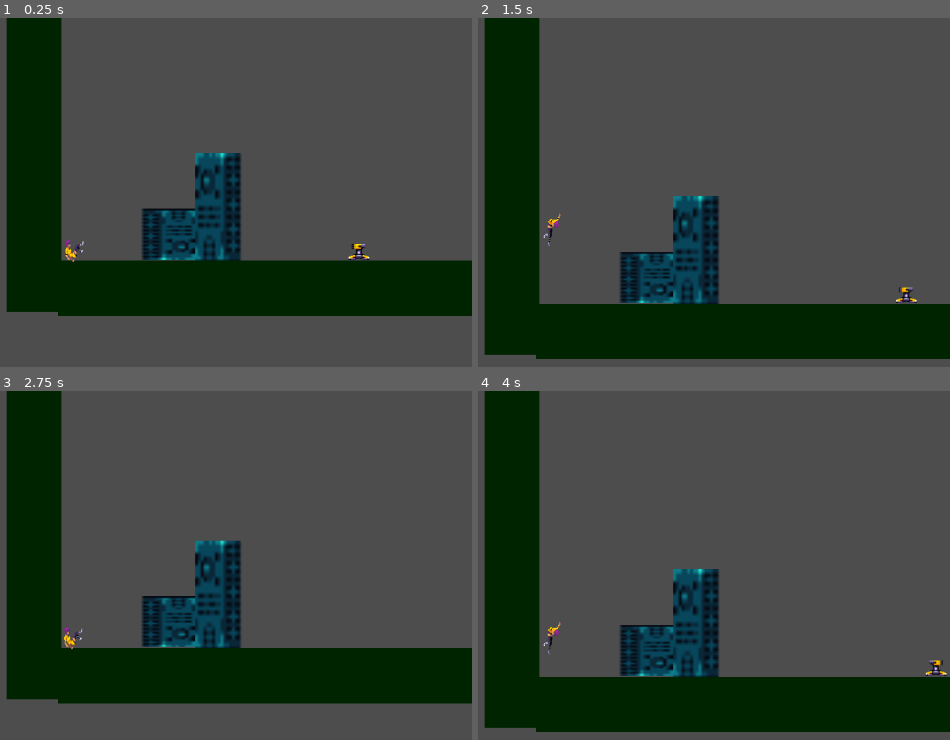
Above: before the commit, frames 1-4 (two rows, left to right).
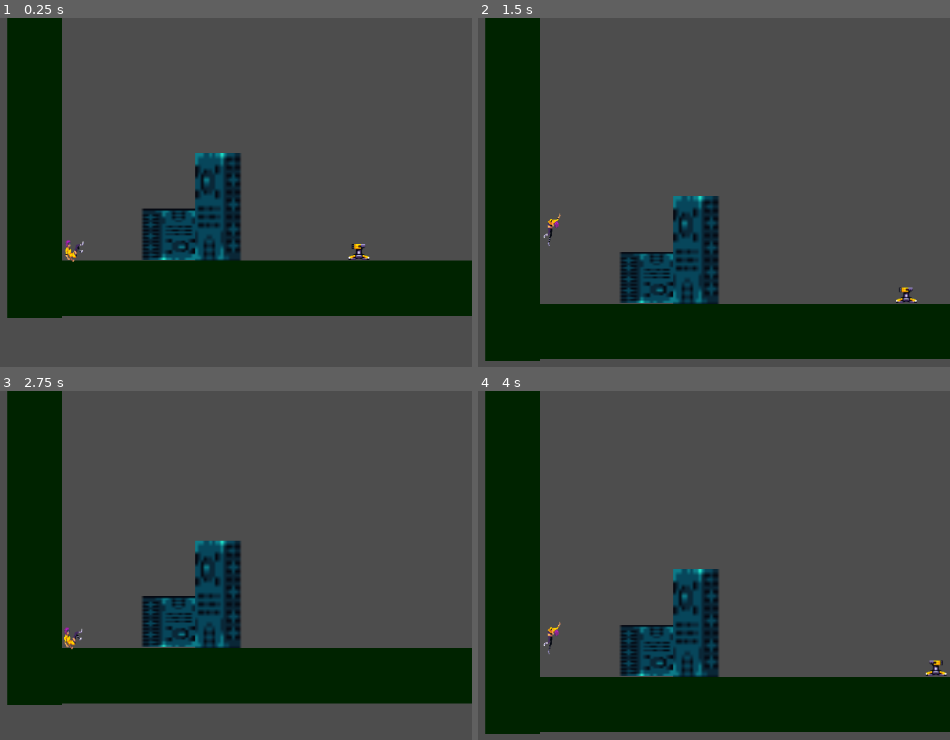
Above: after the commit, the same moments.

Repository: Aditya-Verma251/adivitiya-game
Game: Godot game, scene res://src/level_0.tscn
Same seed, same stepped clock (60 frames per second), same inputs: the game is played once before the commit and once after it.
Inputs:
- Up to frame 1 (0.25 s): no input
- Up to frame 2 (1.5 s): tap ` (nlevel) at 0.6 s; tap Z (jump) at 0.77 s; tap Shift (dash) at 1.35 s
- Up to frame 3 (2.75 s): tap Z (jump) at 1.52 s; tap ` (nlevel) at 1.55, 2.3 s; tap Left (larrow) at 2.1 s
- Up to frame 4 (4 s): tap ` (nlevel) at 2.85, 3.8 s; tap Z (jump) at 3.02, 3.77 s; tap Right (rarrow) at 3.6 s

The runs differ from the first frame. In frame 1, 0.5% of the frame differs, in the area x 1-14%, y 0-86%; in frame 2, 0.6%, in the area x 1-14%, y 0-99%; in frame 3, 0.5%; in frame 4, 0.6%.

Commit message:
level 0 half

Diff:
--- a/project.godot
+++ b/project.godot
@@ -14,6 +14,10 @@
 run/main_scene="res://src/level_0.tscn"
 config/features=PackedStringArray("4.3", "Mobile")
 config/icon="res://icon.svg"
+
+[display]
+
+window/size/mode=2
 
 [input]
 
--- a/src/level_0.tscn
+++ b/src/level_0.tscn
@@ -6,8 +6,6 @@
 [ext_resource type="PackedScene" uid="uid://cqiyvpwmi2l68" path="res://src/player.tscn" id="4_rarc7"]
 [ext_resource type="PackedScene" uid="uid://cl23mivb2a63y" path="res://src/enemy_1.tscn" id="5_mnp3c"]
 [ext_resource type="PackedScene" uid="uid://gmid67ebwr3m" path="res://src/enemy_2.tscn" id="6_2xc67"]
-
-[sub_resource type="RectangleShape2D" id="RectangleShape2D_uqxre"]
 
 [node name="Level0" type="Node2D"]
 script = ExtResource("1_y8mqm")
@@ -21,39 +19,52 @@
 scale = Vector2(1.36, 1.98)
 
 [node name="Building3" parent="." instance=ExtResource("2_nlqqs")]
-position = Vector2(3080, 240)
-scale = Vector2(3.28, 0.7)
+position = Vector2(5264, 192)
+scale = Vector2(7.01479, 0.938038)
 
 [node name="Floor" parent="." instance=ExtResource("3_jgosb")]
 position = Vector2(24, 32)
 
 [node name="Floor2" parent="." instance=ExtResource("3_jgosb")]
-position = Vector2(-2423, -954)
+position = Vector2(-2416, -912)
 rotation = -1.5708
+
+[node name="Enemy1" parent="Floor2" instance=ExtResource("5_mnp3c")]
+position = Vector2(-1240.03, 9319.99)
+rotation = 1.57079
+time = 1.5
 
 [node name="Floor3" parent="." instance=ExtResource("3_jgosb")]
 position = Vector2(3448, 32)
 
 [node name="Floor4" parent="." instance=ExtResource("3_jgosb")]
-position = Vector2(6834, 0)
+position = Vector2(6896, 32)
+
+[node name="Floor5" parent="." instance=ExtResource("3_jgosb")]
+position = Vector2(10328, 32)
+
+[node name="enemy2" parent="Floor5" instance=ExtResource("6_2xc67")]
+position = Vector2(-2672, -360)
 
 [node name="Player" parent="." instance=ExtResource("4_rarc7")]
 position = Vector2(-1586, 260)
 scale = Vector2(1.08038, 1.03042)
 
-[node name="GlitchTrigger" type="Area2D" parent="."]
-position = Vector2(5854, 0)
-
-[node name="CollisionShape2D" type="CollisionShape2D" parent="GlitchTrigger"]
-position = Vector2(0, -641)
-scale = Vector2(7.84, 167.492)
-shape = SubResource("RectangleShape2D_uqxre")
-
-[node name="Enemy1" parent="." instance=ExtResource("5_mnp3c")]
+[node name="Enemy1 1" parent="." instance=ExtResource("5_mnp3c")]
 position = Vector2(392, 328)
 time = 3.0
 
 [node name="enemy2" parent="." instance=ExtResource("6_2xc67")]
-position = Vector2(1776, -344)
+position = Vector2(2912, -408)
 
-[connection signal="damage" from="Enemy1" to="Player" method="_on_damage"]
+[node name="Enemy1 2" parent="." instance=ExtResource("5_mnp3c")]
+position = Vector2(4696, -56)
+time = 3.0
+
+[node name="Enemy1" parent="." instance=ExtResource("5_mnp3c")]
+position = Vector2(8392, 328)
+moveRight = false
+time = 1.5
+
+[connection signal="damage" from="Enemy1 1" to="Player" method="_on_damage"]
+[connection signal="damage" from="Enemy1 2" to="Player" method="_on_damage"]
Not shown: 1 places in src/level_0.tscn that only renumber resources
